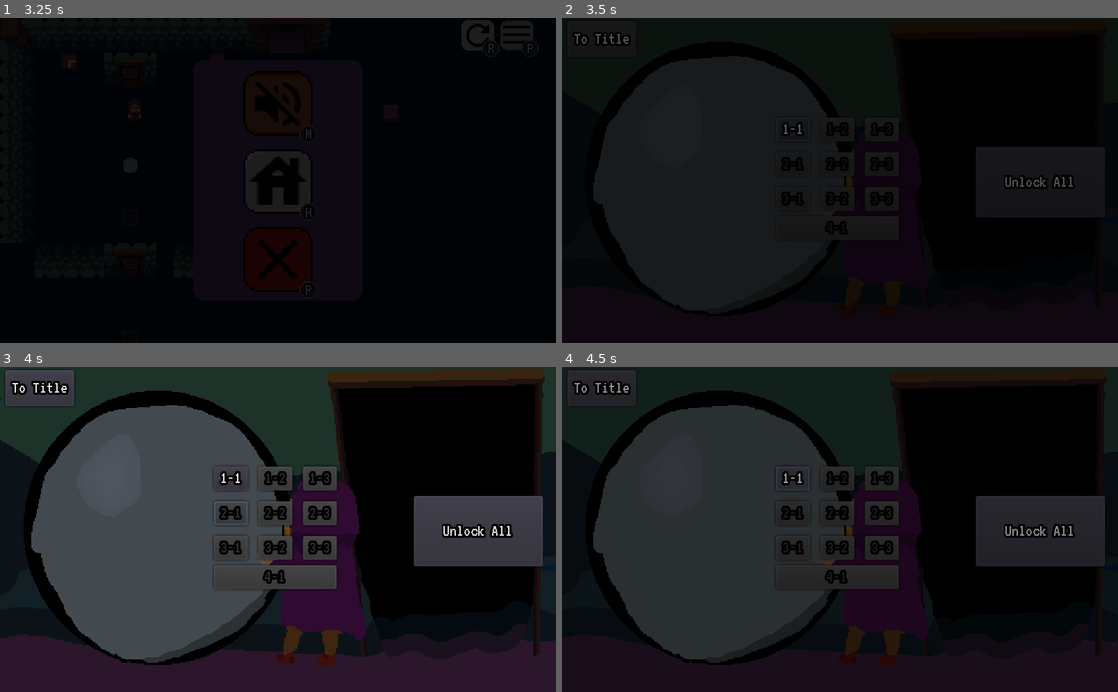
Above: before the commit, frames 1-4 (two rows, left to right).
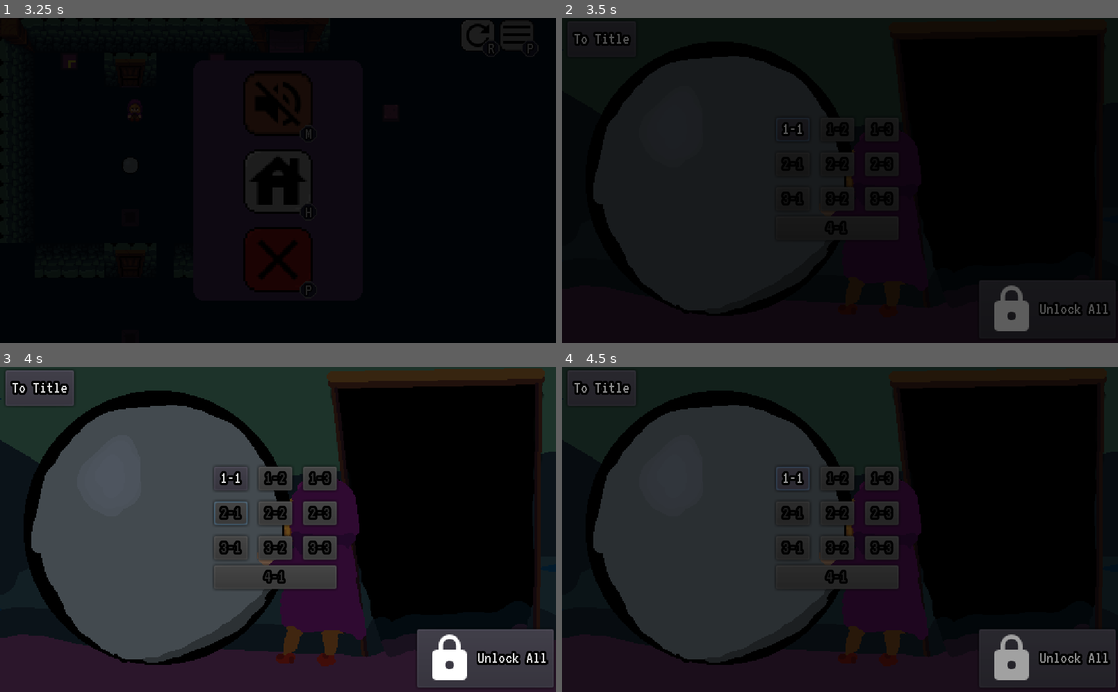
Above: after the commit, the same moments.

Repository: bc5g15/rock-push
Game: Godot game, scene res://Debug.tscn
Same seed, same stepped clock (60 frames per second), same inputs: the game is played once before the commit and once after it.
Inputs (mouse positions are in pixels of both pictures, inside the frame that each line leads up to):
- Up to frame 1 (3.25 s): tap Enter (ui_accept) at 0.5, 0.77 s; hold D (right) 0.53-1.25 s; click (517, 34) at 1.25 s; click (278, 102) at 2 s; click (278, 180) at 2.75 s
- Up to frame 2 (3.5 s): no input
- Up to frame 3 (4 s): hold S (down) from 3.53 s (still down); tap Enter (ui_accept) at 3.77 s
- Up to frame 4 (4.5 s): release S (down) at 4.25 s; click "1-1" at 4.25 s

Frame 1 is identical in both runs. In frame 2, 3.0% of the frame differs, in the area x 74-100%, y 39-97%; in frame 3, 9.0%, in the area x 74-100%, y 39-99%; in frame 4, 7.1%.

Commit message:
Add icon to unlock button

Diff:
--- a/Prefabs/Menu/LevelSelect.tscn
+++ b/Prefabs/Menu/LevelSelect.tscn
@@ -1,8 +1,9 @@
-[gd_scene load_steps=4 format=2]
+[gd_scene load_steps=5 format=2]
 
 [ext_resource path="res://fontTheme.tres" type="Theme" id=1]
 [ext_resource path="res://Prefabs/Menu/LevelButton.gd" type="Script" id=2]
 [ext_resource path="res://Prefabs/Menu/UnlockAllButton.gd" type="Script" id=3]
+[ext_resource path="res://Assets/UI/baseline_lock_white_48dp.png" type="Texture" id=4]
 
 [node name="LevelSelect" type="Control"]
 anchor_right = 1.0
@@ -131,14 +132,15 @@
 
 [node name="LevelUnlock" type="Button" parent="."]
 anchor_left = 1.0
-anchor_top = 0.5
+anchor_top = 1.0
 anchor_right = 1.0
-anchor_bottom = 0.5
-margin_left = -127.057
-margin_top = -30.602
-margin_right = -8.05688
-margin_bottom = 34.398
+anchor_bottom = 1.0
+margin_left = -124.0
+margin_top = -58.0
+margin_right = -2.0
+margin_bottom = -4.0
 text = "Unlock All"
+icon = ExtResource( 4 )
 script = ExtResource( 3 )
 __meta__ = {
 "_edit_use_anchors_": false
--- a/Prefabs/Menu/UnlockAllButton.gd
+++ b/Prefabs/Menu/UnlockAllButton.gd
@@ -10,6 +10,8 @@
 #func _process(delta):
 #	pass
 func _pressed():
+	text = "Unlocked!"
+	icon = load("res://Assets/UI/baseline_lock_open_white_48dp.png")
 	FadeController.blip()
 	LevelUnlocker.unlock_all()
 	get_tree().call_group("LevelButtons", "refresh")
Binary file added: Assets/UI/baseline_lock_open_white_48dp.png
Not shown, added: Assets/UI/baseline_lock_open_white_48dp.png.import
Binary file added: Assets/UI/baseline_lock_white_48dp.png
Not shown, added: Assets/UI/baseline_lock_white_48dp.png.import
